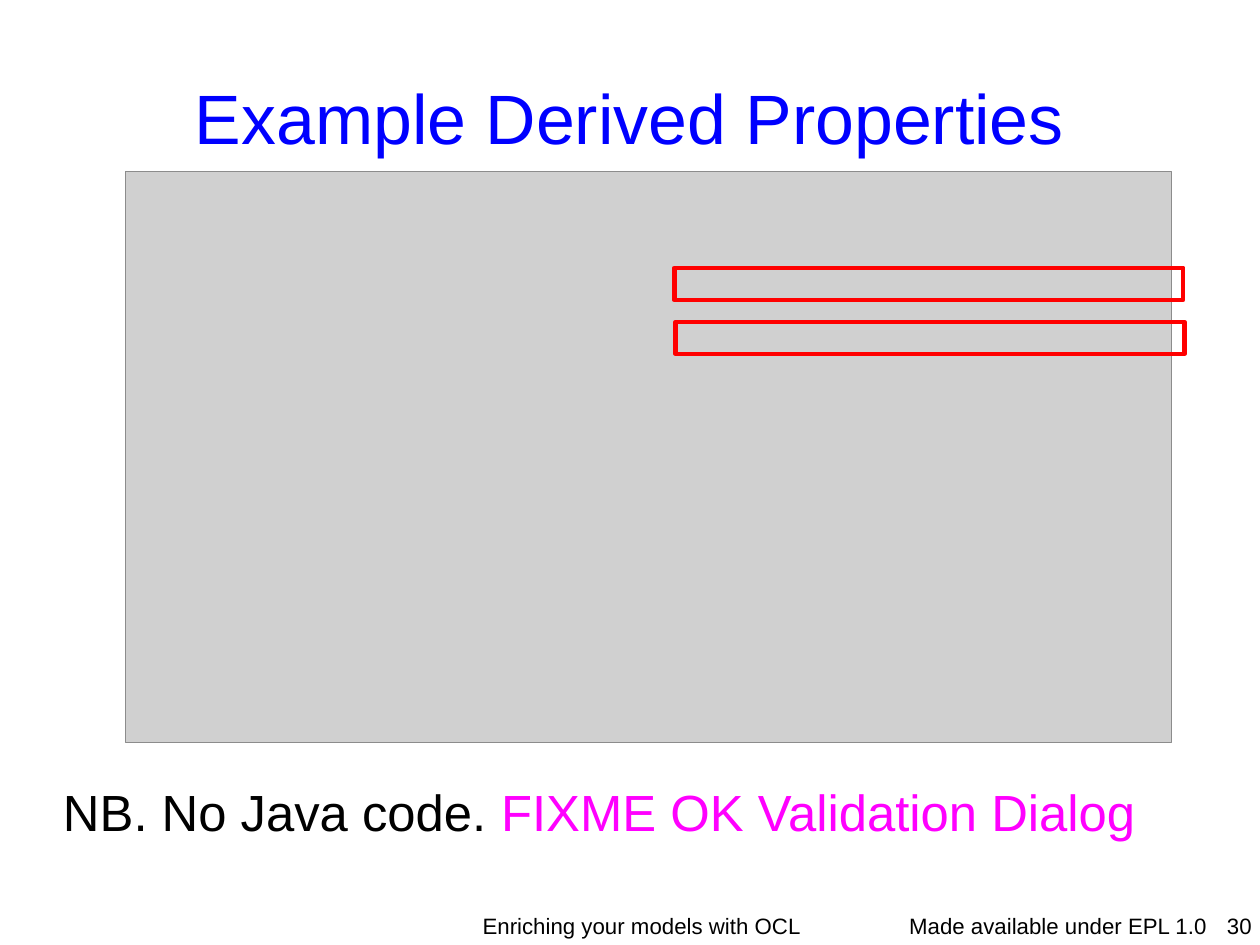
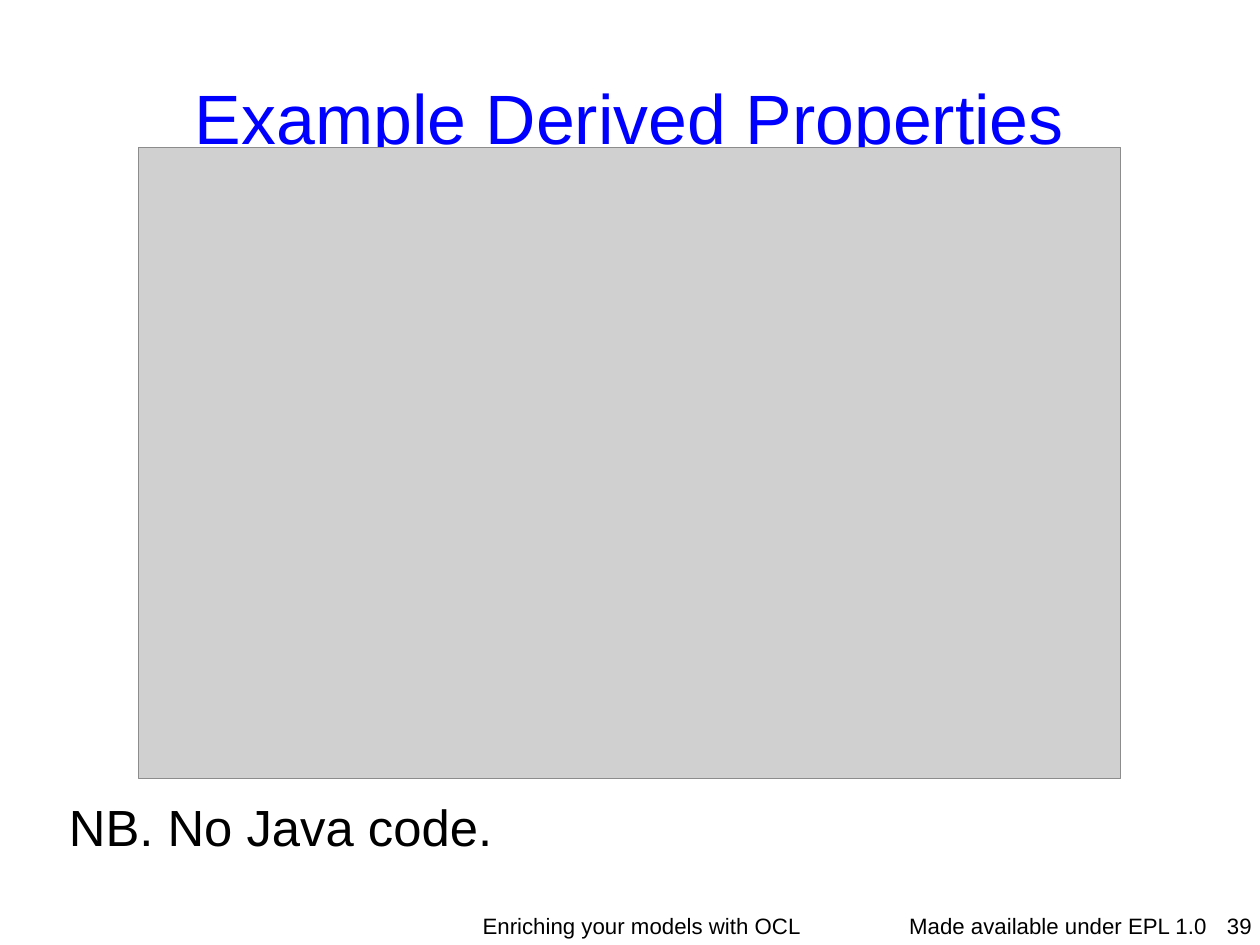
Before and after one commit to eclipse-ocl/ocl-website, a slide deck: slide 39 of ocl/docs/publications/ESE2010LongTalk/EnrichingWithOCL.odp (slide 30 before the commit). Drawn at 1260x945 pixels with LibreOffice and Linux fonts; fonts in the diff are those of the drawing; grey boxes stand for pictures; background and template pictures are left out. Boxes give left, top, right and bottom in pixels: in the first picture for what was removed or moved away, otherwise in the second. Text is boxed around its words. In the diff, an @@ line names an element or a change of style, - is before the commit and + after.

```diff
--- a/ocl/docs/publications/ESE2010LongTalk/EnrichingWithOCL.odp
+++ b/ocl/docs/publications/ESE2010LongTalk/EnrichingWithOCL.odp
@@ picture: place and size @@
-picture at bbox=[126, 172, 1172, 743]
+picture at bbox=[138, 147, 1122, 779]
@@ rectangle removed at bbox=[675, 268, 1183, 300] @@
@@ rectangle removed at bbox=[676, 321, 1185, 353] @@
@@ text at bbox=[69, 809, 492, 847]: text changed; text colour #FF00FF to #000000 @@
-NB. No Java code. FIXME OK Validation Dialog
+NB. No Java code.
@@ page number at bbox=[1227, 918, 1252, 935]: text changed @@
-30
+39
```
Also in this commit, not shown: 17 other slides changed, 3 slides added.
